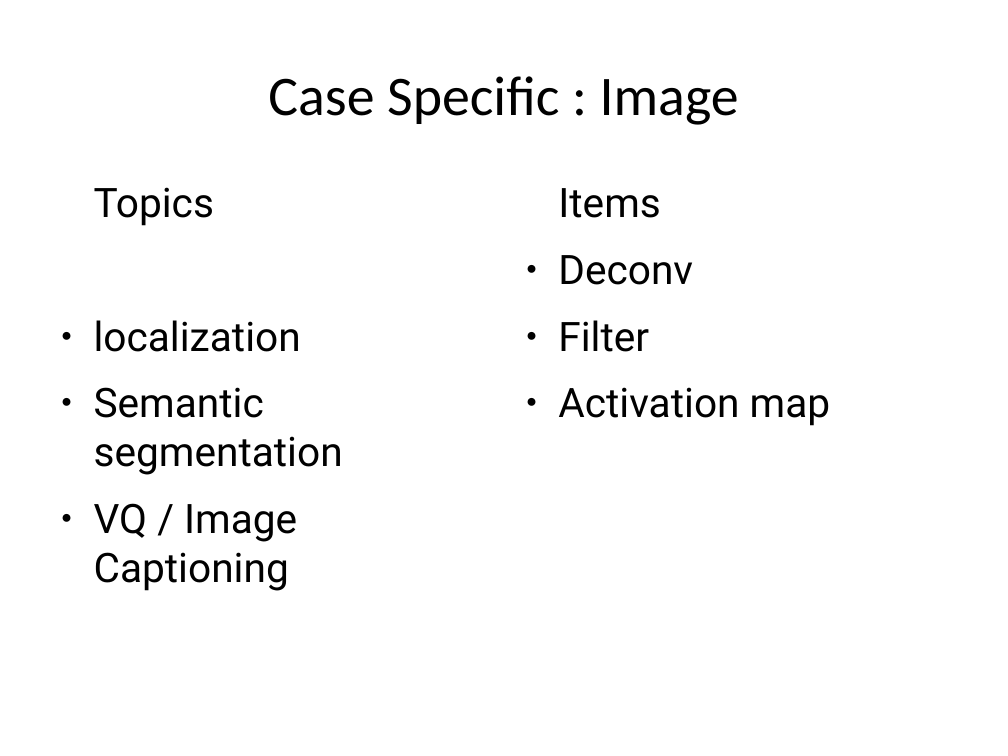
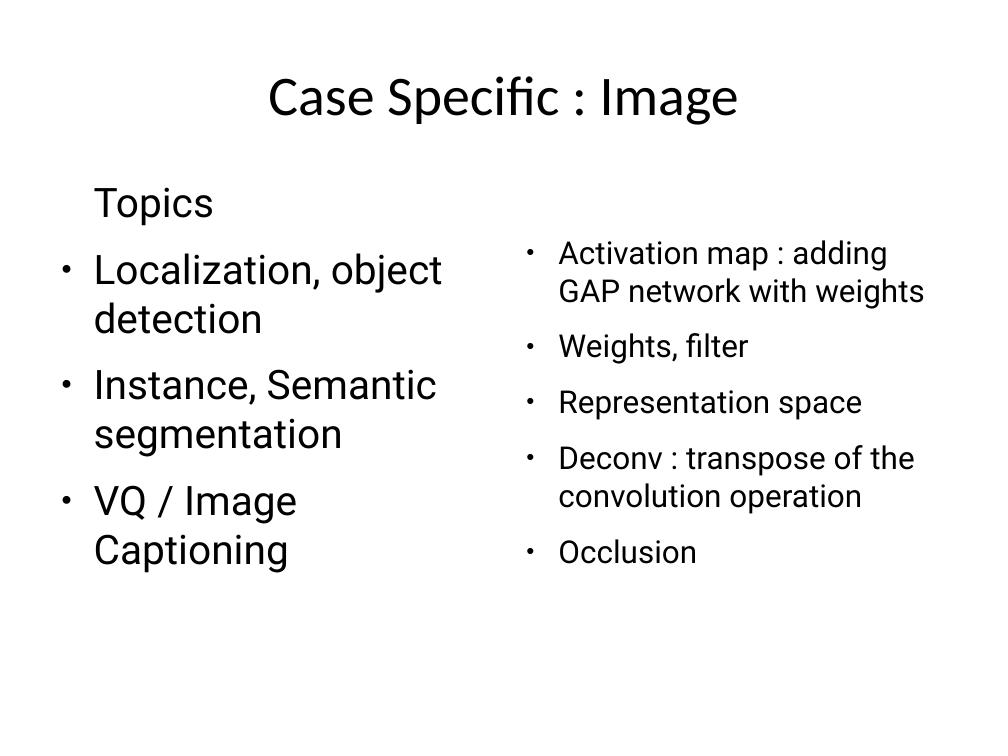
Before and after one commit to TedJeong/vipidly-vociferous, a slide deck: slide 25 of notes/머신러닝부터최적화문제까지.odp (slide 26 before the commit). Drawn at 1008x756 pixels with LibreOffice and Linux fonts; fonts in the diff are those of the drawing. Boxes give left, top, right and bottom in pixels: in the first picture for what was removed or moved away, otherwise in the second. Text is boxed around its words. In the diff, an @@ line names an element or a change of style, - is before the commit and + after.

```diff
--- a/notes/머신러닝부터최적화문제까지.odp
+++ b/notes/머신러닝부터최적화문제까지.odp
@@ text at [94,253,443,457]: text changed @@
-● localization
-● Semantic segmentation
+● Localization, object detection
+● Instance, Semantic segmentation
@@ text at [558,240,925,564]: text changed; size 32 to 24.8 pt @@
-Items
-● Deconv
-● Filter
-● Activation map
+● Activation map : adding GAP network with weights
+● Weights, filter
+● Representation space
+● Deconv : transpose of the convolution operation
+● Occlusion
```
Also in this commit, not shown: 1 other slide changed, 3 slides added, 2 slides removed.
